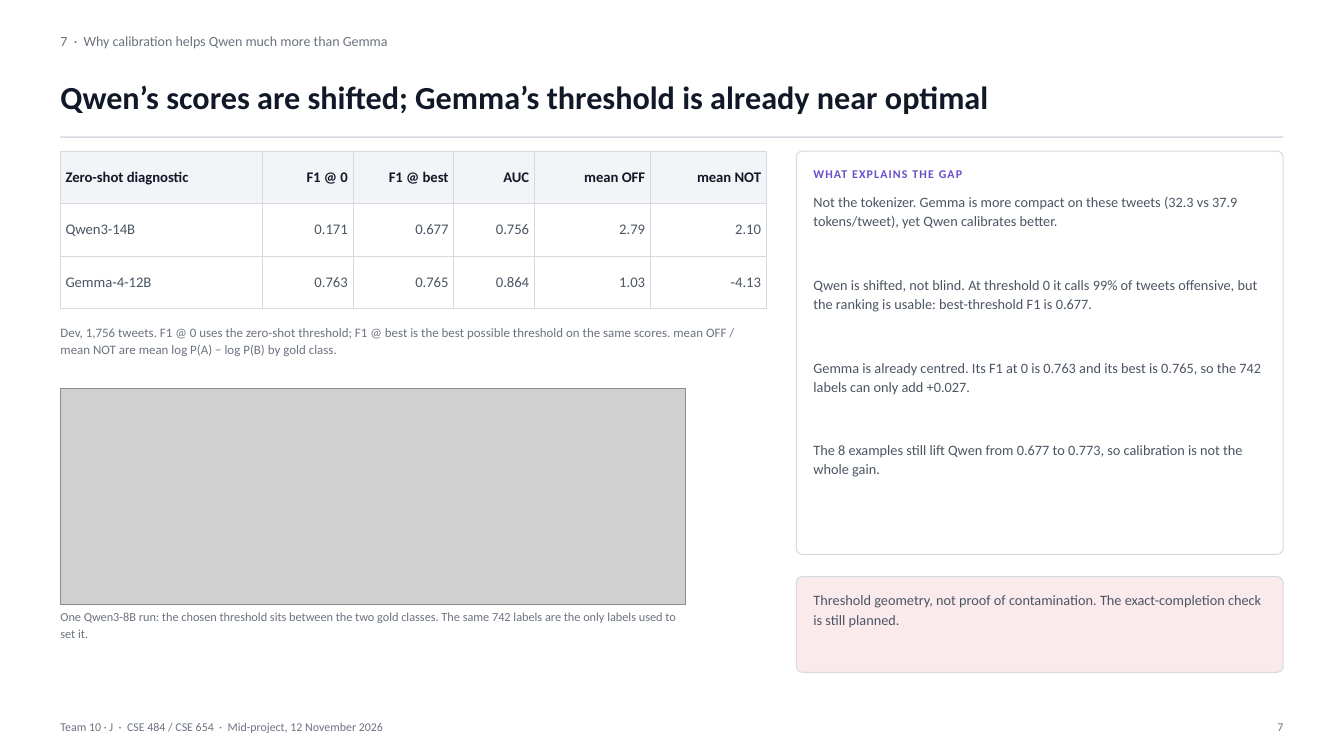
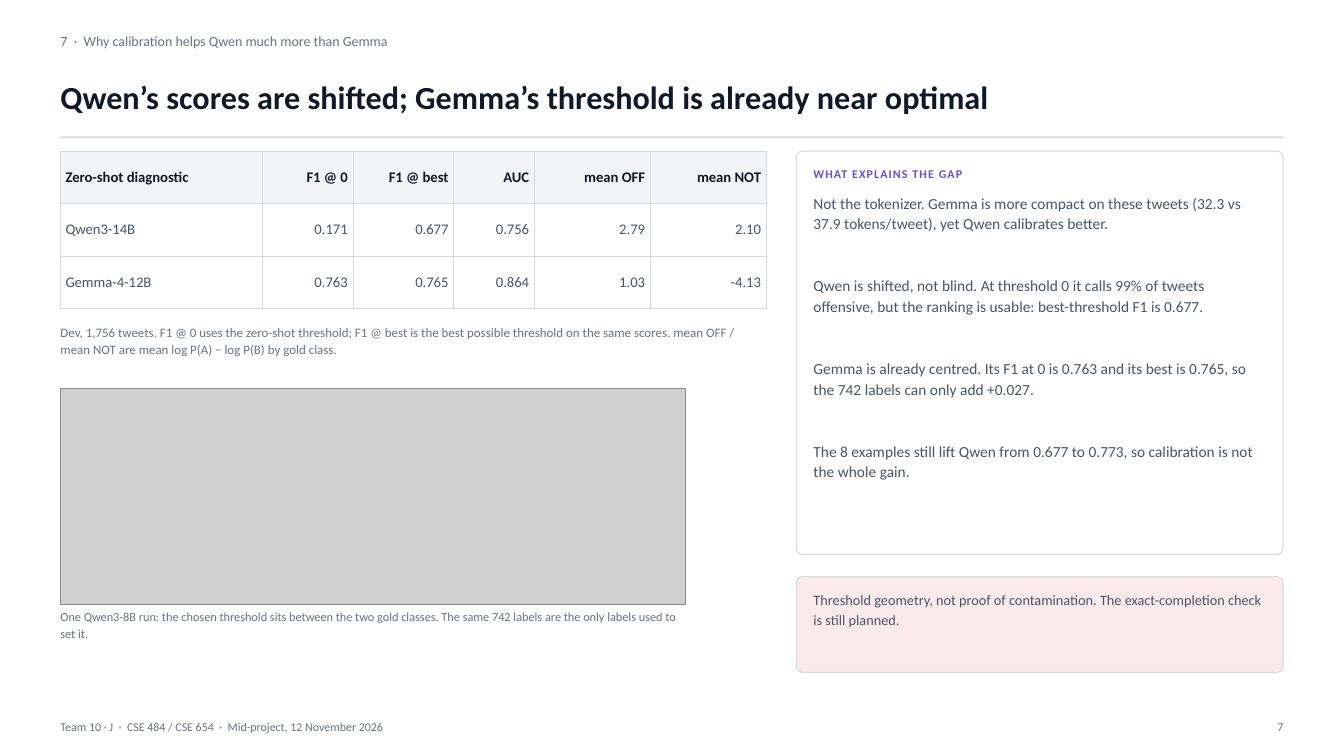
Before and after one commit to VesileHann/offenseval-tr-midproject, a slide deck: slide 7 of paper/Team10_MidProject.pptx. Drawn at 1344x756 pixels with LibreOffice and Linux fonts; fonts in the diff are those of the drawing; grey boxes stand for pictures. Boxes give left, top, right and bottom in pixels: in the first picture for what was removed or moved away, otherwise in the second. Text is boxed around its words. In the diff, an @@ line names an element or a change of style, - is before the commit and + after.

```diff
--- a/paper/Team10_MidProject.pptx
+++ b/paper/Team10_MidProject.pptx
@@ size 10.2 to 11 pt in 4 elements at (x1=813, y1=198, x2=1241, y2=232), (x1=813, y1=280, x2=1205, y2=315), (x1=813, y1=363, x2=1246, y2=398), (x1=813, y1=446, x2=1252, y2=480) @@
```
Also in this commit, not shown: 8 other slides changed, 1 other file.
